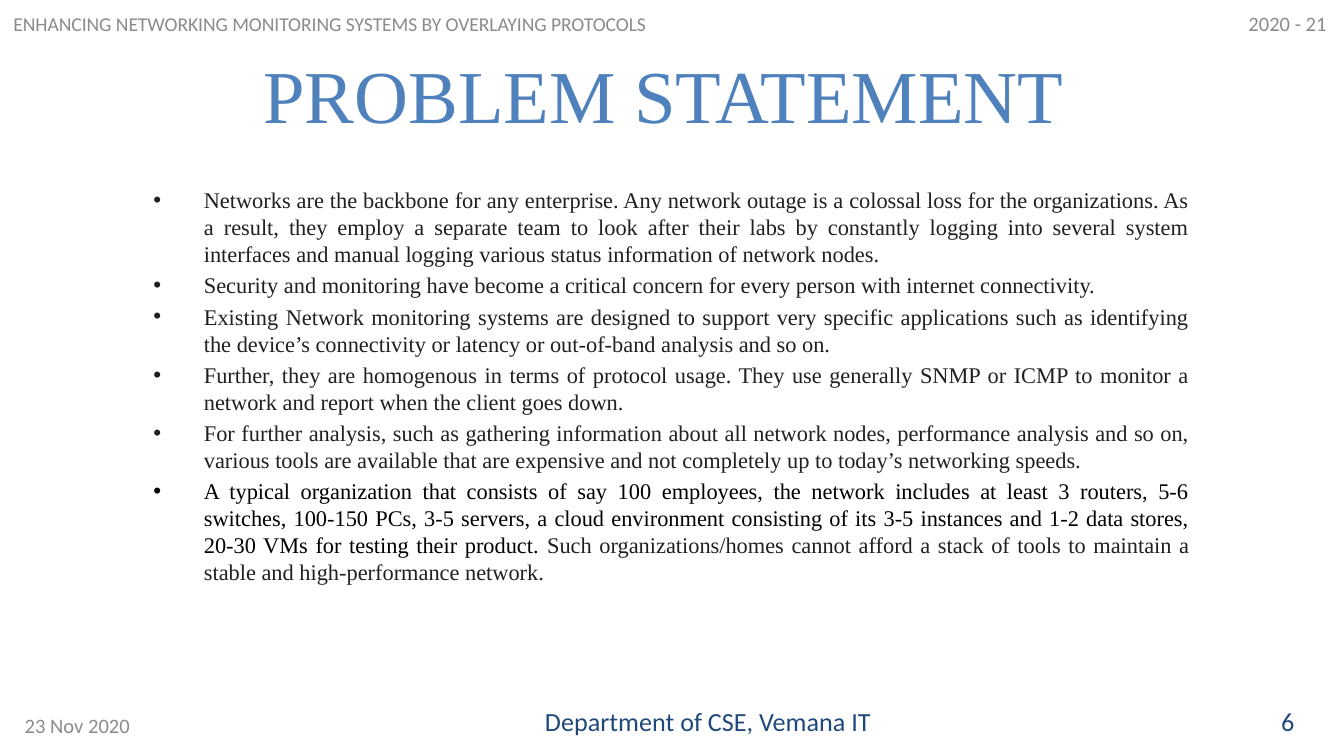
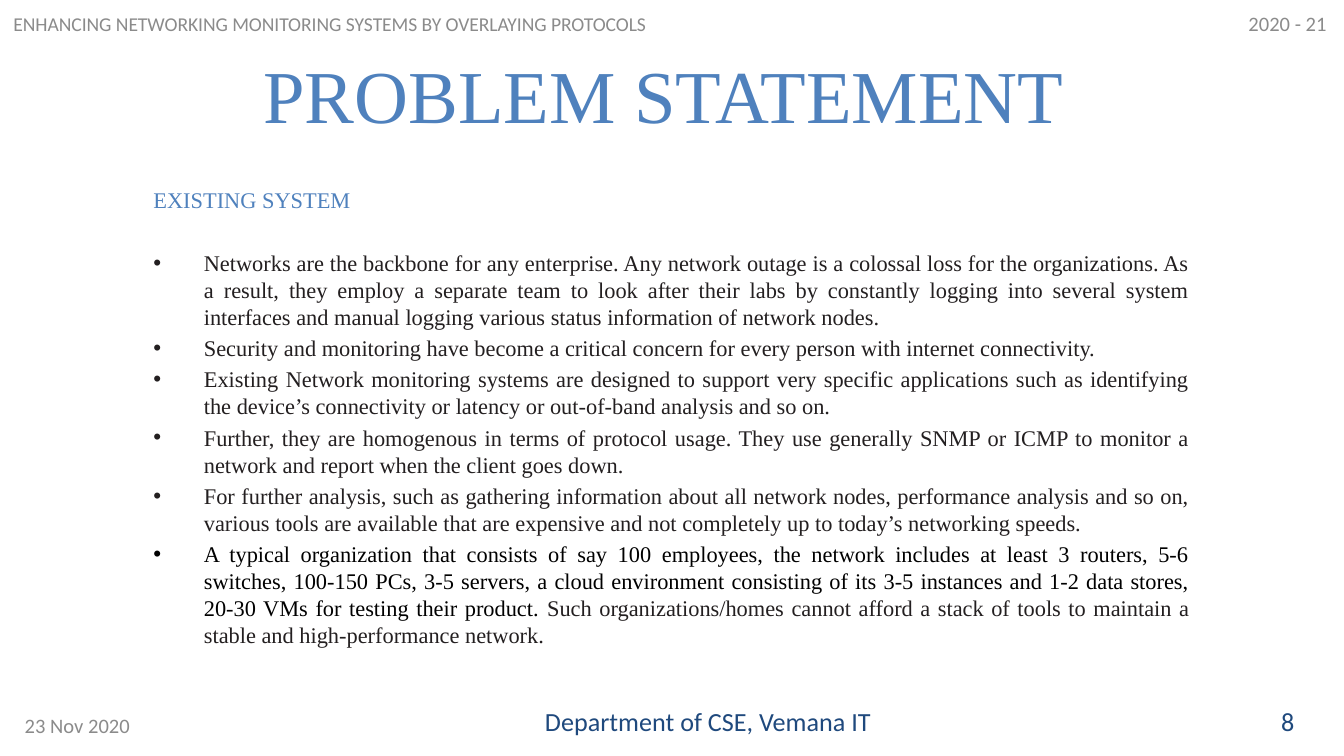
Before and after one commit to rajashreey841/network-monitor, a slide deck: slide 9 of PPT-Review-1.pptx (slide 8 before the commit). Drawn at 1344x756 pixels with LibreOffice and Linux fonts; fonts in the diff are those of the drawing. Boxes give left, top, right and bottom in pixels: in the first picture for what was removed or moved away, otherwise in the second. Text is boxed around its words. In the diff, an @@ line names an element or a change of style, - is before the commit and + after.

```diff
--- a/PPT-Review-1.pptx
+++ b/PPT-Review-1.pptx
@@ text at <box>153,193,350,208</box>: paragraph added @@
+EXISTING SYSTEM
@@ text at <box>1281,713,1294,731</box>: text changed @@
-6
+8
```
Also in this commit, not shown: 12 other slides changed, 2 slides added.
